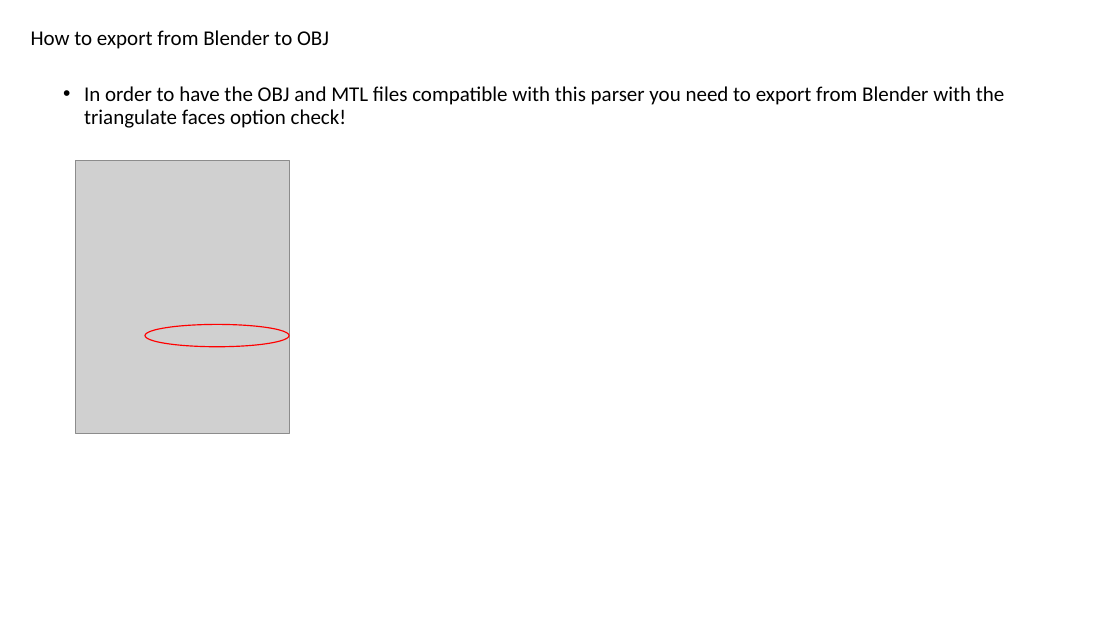
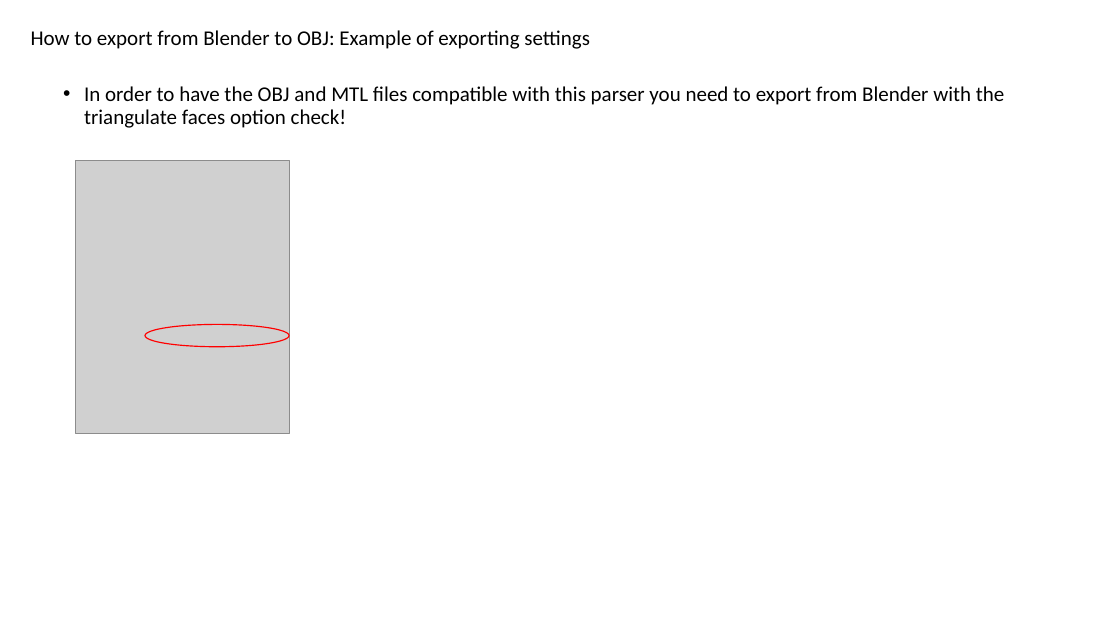
Before and after one commit to george2209/WavefrontOBJSerializer, a slide deck: slide 5 of docs/OBJ to binary structure_20210611_V1.1.pptx (slide 4 before the commit). Drawn at 1120x630 pixels with LibreOffice and Linux fonts; fonts in the diff are those of the drawing; grey boxes stand for pictures. Boxes give left, top, right and bottom in pixels: in the first picture for what was removed or moved away, otherwise in the second. Text is boxed around its words. In the diff, an @@ line names an element or a change of style, - is before the commit and + after.

```diff
--- a/docs/OBJ to binary structure_20210611_V1.1.pptx
+++ b/docs/OBJ to binary structure_20210611_V1.1.pptx
@@ text at [31, 30, 590, 49]: text changed @@
-How to export from Blender to OBJ
+How to export from Blender to OBJ: Example of exporting settings
```
Also in this commit, not shown: 4 other slides changed, 1 slide added, 9 other files.
